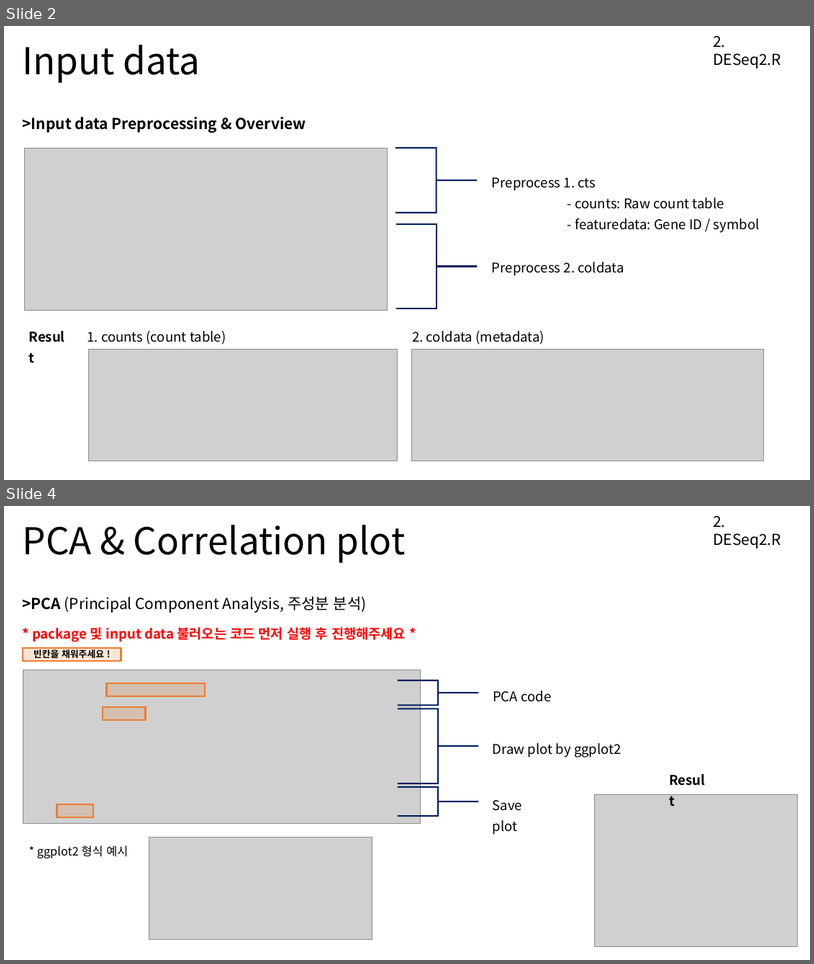
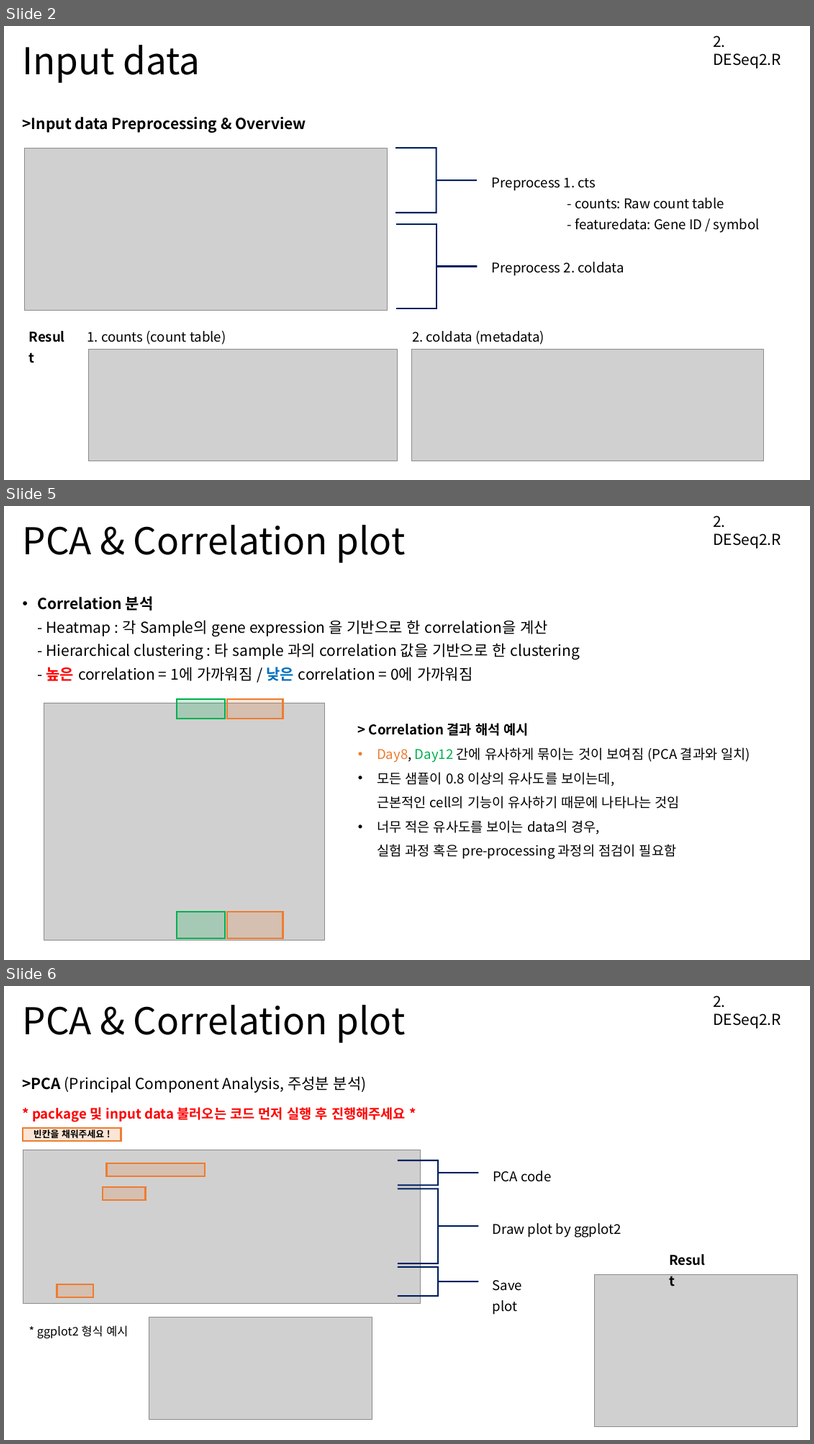
Before and after one commit to Khreat0205/Education_BulkRNAseq, a slide deck: Presentation/2. DESeq2.pptx. Shown one above the other, each under a label of ours: slides 2 and 4 before the commit, slides 2, 5 and 6 after it; the slides between them are not shown. The pictures are 814x964 and 814x1444 pixels, drawn with LibreOffice and Linux fonts; fonts in the diff are those of the drawing; grey boxes stand for pictures. Boxes give left, top, right and bottom in pixels: in the first picture for what was removed or moved away, otherwise in the second. Text is boxed around its words. In the diff, an @@ line names an element or a change of style, - is before the commit and + after.

Commit message:
220406 - Update DESeq presentation

```diff
--- a/Presentation/2. DESeq2.pptx
+++ b/Presentation/2. DESeq2.pptx
@@ slide 5 added at <box>4,506,810,960</box>, background #FFFFFF @@
@@ title added at <box>23,525,406,563</box>, 44 pt, text #000000 @@
+PCA & Correlation plot
@@ text added at <box>713,515,782,548</box>, 18 pt, text #000000 @@
+2. DESeq2.R
@@ text added at <box>38,596,581,681</box>, 18 pt, text #000000 @@
+• Correlation 분석
+  - Heatmap : 각 Sample의 gene expression 을 기반으로 한 correlation을 계산
+  - Hierarchical clustering : 타 sample 과의 correlation 값을 기반으로 한 clustering
+  - 높은 correlation = 1에 가까워짐 / 낮은 correlation = 0에 가까워짐
@@ rectangle added at <box>177,699,226,718</box>, fill #00B050 at 20% opacity, outline #00B050 2 pt @@
@@ rectangle added at <box>227,699,283,718</box>, fill #ED7D31 at 20% opacity, outline #ED7D31 2 pt @@
@@ picture added at <box>44,703,325,939</box> @@
@@ text added at <box>369,723,751,859</box>, 16 pt, text #000000 @@
+> Correlation 결과 해석 예시
+• Day8, Day12 간에 유사하게 묶이는 것이 보여짐 (PCA 결과와 일치)
+• 모든 샘플이 0.8 이상의 유사도를 보이는데,
+  근본적인 cell의 기능이 유사하기 때문에 나타나는 것임
+• 너무 적은 유사도를 보이는 data의 경우,
+  실험 과정 혹은 pre-processing 과정의 점검이 필요함
@@ rectangle added at <box>177,912,226,939</box>, fill #00B050 at 20% opacity, outline #00B050 2 pt @@
@@ rectangle added at <box>227,912,283,939</box>, fill #ED7D31 at 20% opacity, outline #ED7D31 2 pt @@
@@ what was slide 4 is now slide 6 @@
```
Also in this commit, not shown: 2 slides changed, 1 other slide added.
